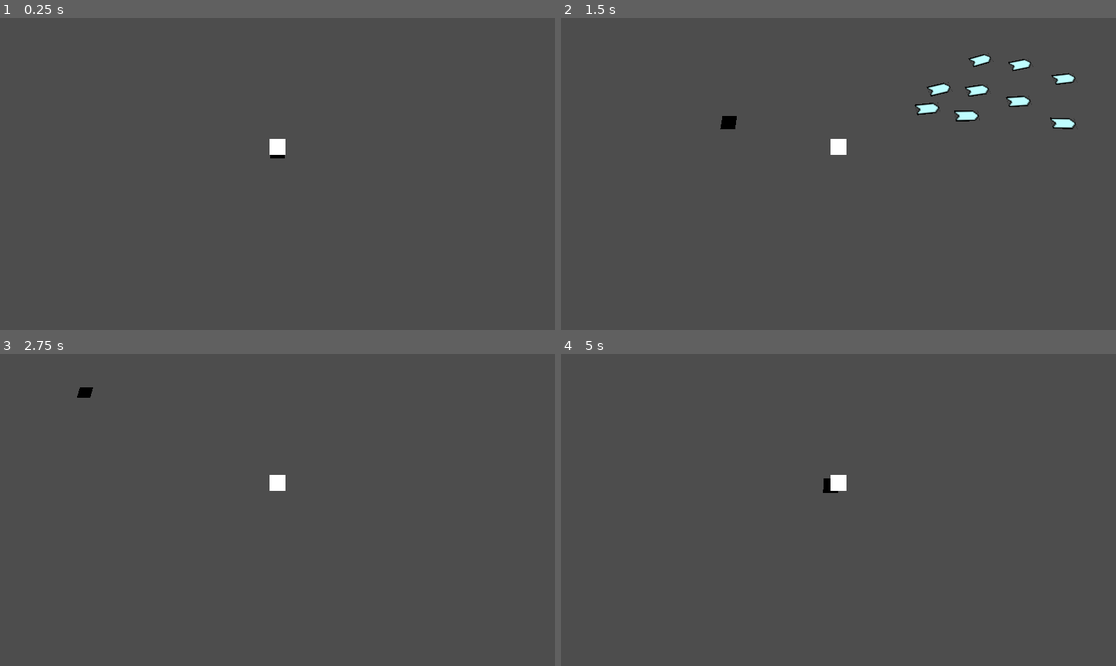
Above: before the commit, frames 1-4 (two rows, left to right).
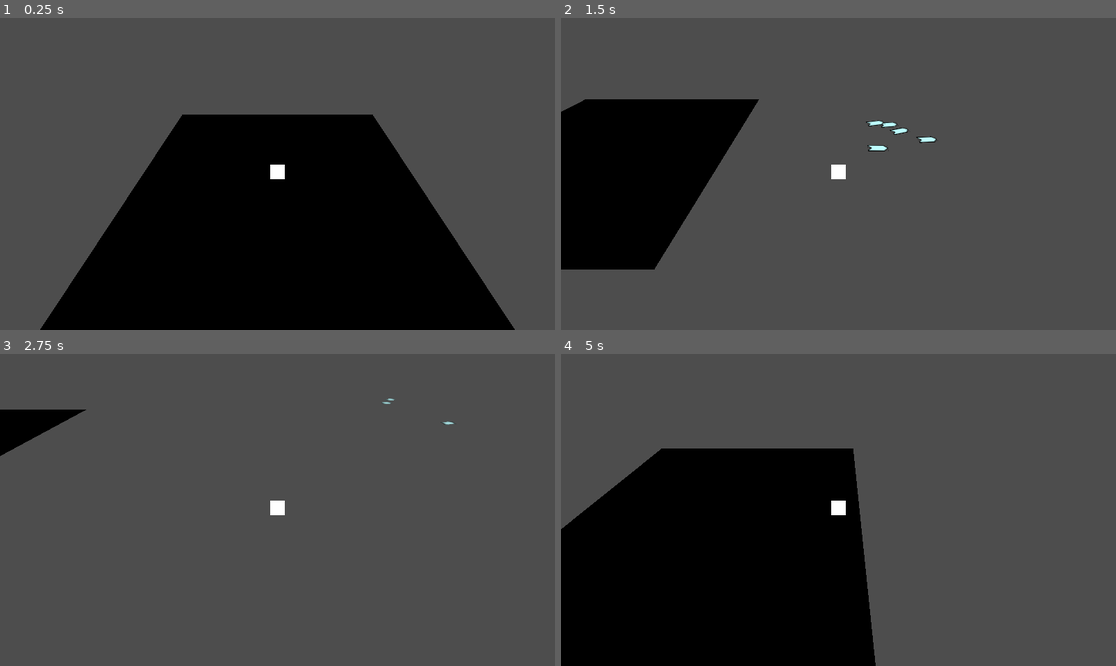
Above: after the commit, the same moments.

Repository: etjwalsh/N330Group3Project
Game: Godot game, scene res://Scenes/Root/root.tscn
Same seed, same stepped clock (60 frames per second), same inputs: the game is played once before the commit and once after it.
Inputs (mouse positions are in pixels of both pictures, inside the frame that each line leads up to):
- Up to frame 1 (0.25 s): no input
- Up to frame 2 (1.5 s): move the mouse to (960, 158) at 0.52 s; press the mouse at (960, 158) at 0.53 s; hold D (right) 0.53-1.28 s; tap Shift (dash, bound only after the commit) at 0.8, 1.35 s; move the mouse to (727, 189) at 1.27 s; release the mouse at (727, 189) at 1.28 s; hold S (down) from 1.28 s (still down)
- Up to frame 3 (2.75 s): click (166, 525) at 1.55 s; move the mouse to (333, 441) at 2.02 s; release S (down) at 2.03 s; hold D (right) from 2.03 s (still down); right-click (333, 441) at 2.1 s; tap Shift (dash, bound only after the commit) at 2.3 s
- Up to frame 4 (5 s): move the mouse to (810, 572) at 2.77 s; release D (right) at 2.78 s; hold W (up) 2.78-3.53 s; click (810, 572) at 2.85 s; move the mouse to (1005, 556) at 3.52 s; hold A (left) from 3.53 s (still down); tap Shift (dash, bound only after the commit) at 3.6 s; move the mouse to (672, 463) at 4.27 s; click (672, 463) at 4.35 s

The runs differ from the first frame. In frame 1, 41% of the frame differs, in the area x 7-93%, y 30-100%; in frame 2, 16%; in frame 3, 1.5%; in frame 4, 36%.

Commit message:
dash added
made a dash mechanic with a cooldown timer, as well as adjusted some of the things about the player

Diff:
--- a/Scenes/Map/map.tscn
+++ b/Scenes/Map/map.tscn
@@ -5,6 +5,7 @@
 [sub_resource type="WorldBoundaryShape3D" id="WorldBoundaryShape3D_caclb"]
 
 [node name="Map" type="Node3D"]
+transform = Transform3D(19.6845, 0, 0, 0, 1, 0, 0, 0, 18.5282, 0, 0, 0)
 
 [node name="StaticBody3D" type="StaticBody3D" parent="."]
 
--- a/Scenes/Player/player.gd
+++ b/Scenes/Player/player.gd
@@ -11,8 +11,9 @@
 var weaponRotation = 0
 var bulletIns
 var laserIns
+var SPEED = 15.0
+var canDash = true
 
-const SPEED = 10.0
 const wideshotAngle = PI/8
 const wideshotBuffMax = .08
 
@@ -44,11 +45,11 @@
 					bulletIns = bullet.instantiate()
 					bulletIns.rotation.y = weaponRotation + (wideshotAngle * (bulletSpawn - .5))
 					bulletIns.position = position
-					bulletSpawn += .618
+					bulletSpawn += 0.618
 					if(bulletSpawn > 1):
 						bulletSpawn -= 1
 					get_parent().add_child(bulletIns)
-				wideshotBuffer += 1 * delta
+				wideshotBuffer += .5 * delta
 				if(wideshotBuffer >= wideshotBuffMax):
 					wideshotBuffer = 0
 			1:
@@ -65,6 +66,21 @@
 		if(weapon >= weaponNum):
 			weapon = 0
 
+	if(Input.is_action_just_pressed("dash")):
+		if canDash:
+			$DashTimer.start()
+			SPEED += 35.0
+			canDash = false
+
 func _input(event: InputEvent) -> void:
 	if event is InputEventMouse:
 		weaponRotation = -Vector2(960, 540).angle_to_point(event.position) + PI/2
+
+func _on_dash_timer_timeout() -> void:
+	SPEED = 15
+	$DashCooldown.start()
+	print_debug("dashcooldown started")
+
+func _on_dash_cooldown_timeout() -> void:
+	canDash = true
+	print_debug("candash = true")
--- a/Scenes/Player/player.tscn
+++ b/Scenes/Player/player.tscn
@@ -22,7 +22,7 @@
 script = ExtResource("1_s4hq0")
 
 [node name="Camera3D" type="Camera3D" parent="."]
-transform = Transform3D(1, 0, 0, 0, 0.258819, 0.965926, 0, -0.965926, 0.258819, 0, 12, 5)
+transform = Transform3D(1, 0, 0, 0, 0.707107, 0.707107, 0, -0.707107, 0.707107, 0, 9.8075, 9.99301)
 current = true
 
 [node name="CollisionShape3D" type="CollisionShape3D" parent="."]
@@ -32,3 +32,13 @@
 pixel_size = 0.016
 billboard = 1
 sprite_frames = SubResource("SpriteFrames_og2xa")
+
+[node name="DashTimer" type="Timer" parent="."]
+wait_time = 0.2
+one_shot = true
+
+[node name="DashCooldown" type="Timer" parent="."]
+one_shot = true
+
+[connection signal="timeout" from="DashTimer" to="." method="_on_dash_timer_timeout"]
+[connection signal="timeout" from="DashCooldown" to="." method="_on_dash_cooldown_timeout"]
--- a/project.godot
+++ b/project.godot
@@ -52,6 +52,11 @@
 "events": [Object(InputEventMouseButton,"resource_local_to_scene":false,"resource_name":"","device":-1,"window_id":0,"a …(253 unchanged characters)…
 ]
 }
+dash={
+"deadzone": 0.5,
+"events": [Object(InputEventKey,"resource_local_to_scene":false,"resource_name":"","device":-1,"window_id":0,"alt_pressed":false,"shift_pressed":false,"ctrl_pressed":false,"meta_pressed":false,"pressed":false,"keycode":0,"physical_keycode":4194325,"key_label":0,"unicode":0,"location":0,"echo":false,"script":null)
+]
+}
 
 [rendering]
 
